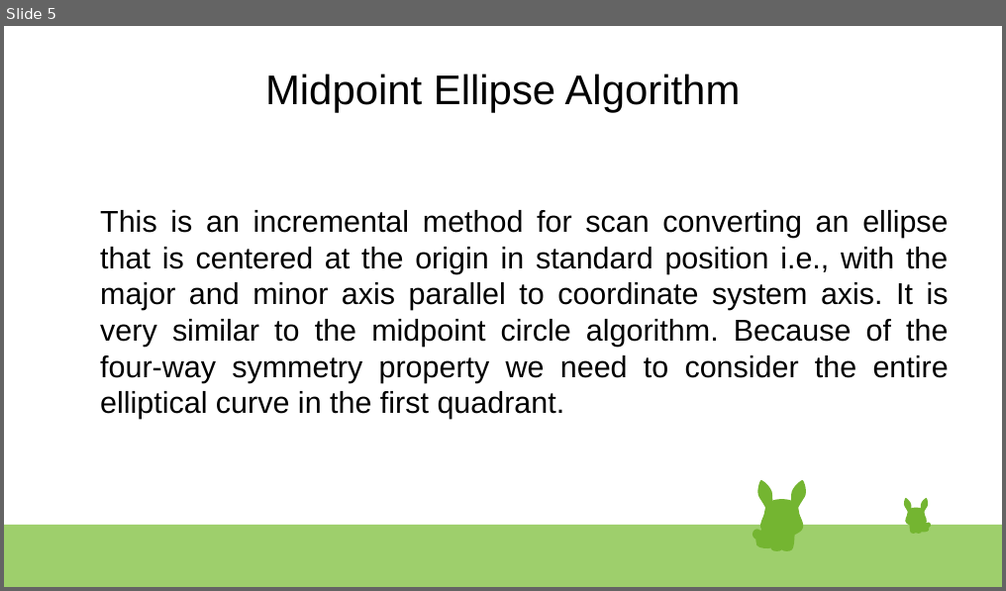
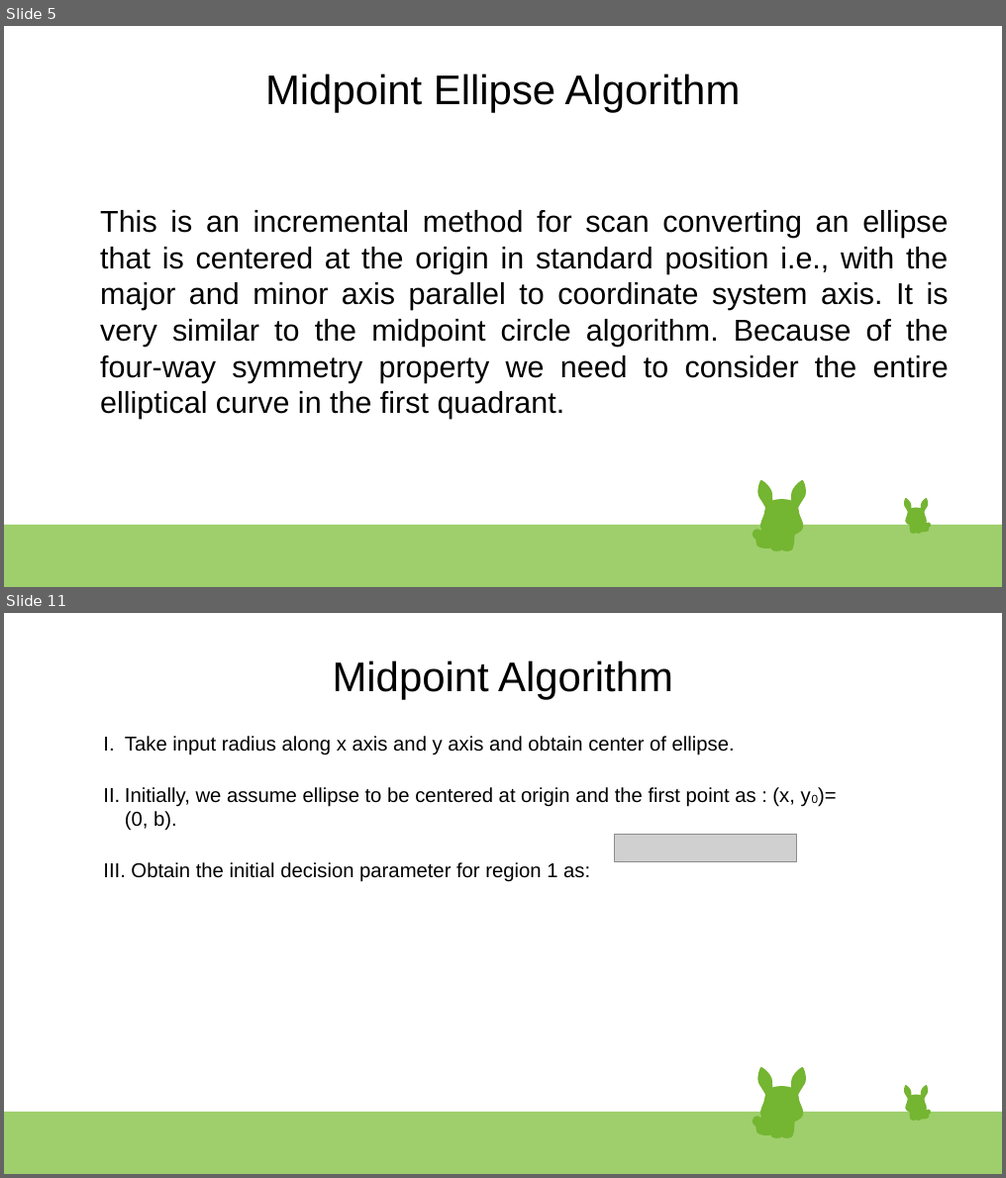
Before and after one commit to seamoonpandey/computer-graphics, a slide deck: ellipse.odp. Shown one above the other, each under a label of ours: slide 5 before the commit, slides 5 and 11 after it; the slides between them are not shown. The pictures are 1006x591 and 1006x1178 pixels, drawn with LibreOffice and Linux fonts; fonts in the diff are those of the drawing; grey boxes stand for pictures. Boxes give left, top, right and bottom in pixels: in the first picture for what was removed or moved away, otherwise in the second. Text is boxed around its words. In the diff, an @@ line names an element or a change of style, - is before the commit and + after.

```diff
--- a/ellipse.odp
+++ b/ellipse.odp
@@ slide 11 added at (x1=4, y1=613, x2=1002, y2=1174), background #FFFFFF; not listed: 47 template elements that a slide beside it also shows @@
@@ title added at (x1=333, y1=661, x2=673, y2=700), 33 pt, text #000000 @@
+Midpoint Algorithm
@@ text added at (x1=125, y1=736, x2=794, y2=882), 16 pt, text #000000 @@
+I. Take input radius along x axis and y axis and obtain center of ellipse.
+II. Initially, we assume ellipse to be centered at origin and the first point as : (x, y0)= (0, b).
+III. Obtain the initial decision parameter for region 1 as:
@@ picture added at (x1=615, y1=834, x2=796, y2=862) @@
```
Also in this commit, not shown: 1 slide changed, 11 other slides added, 1 slide removed.
